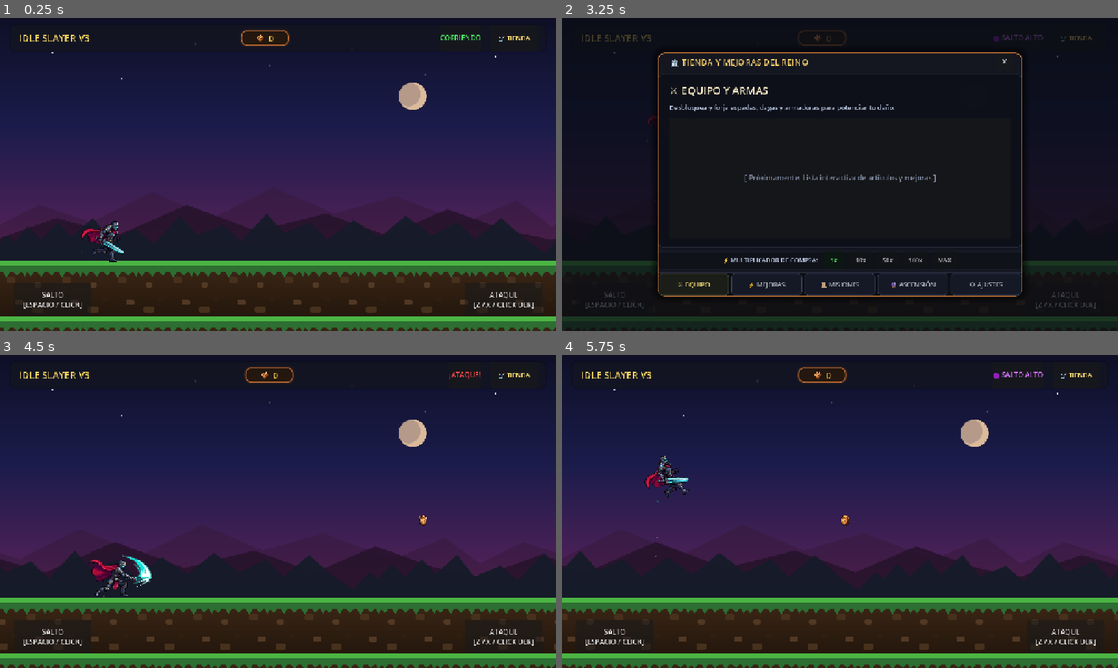
Above: before the commit, frames 1-4 (two rows, left to right).
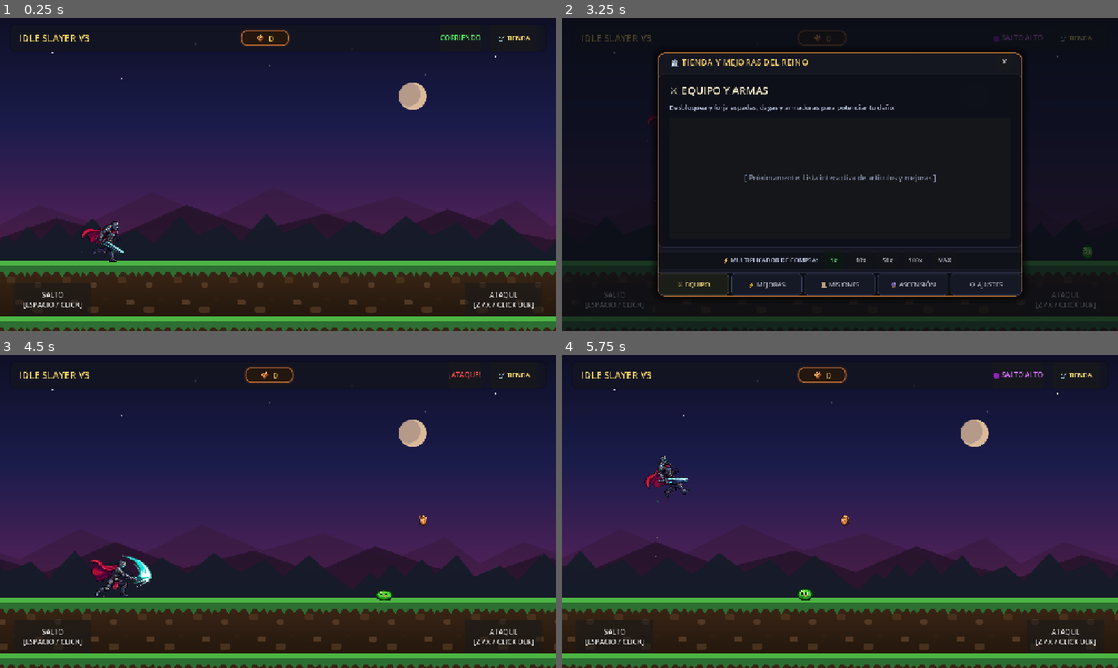
Above: after the commit, the same moments.

Repository: RafaG86/idle-slayer-vgamez
Game: Godot game, scene res://scenes/world.tscn
Two runs of this game, one before a commit and one after it. Both use one fixed random seed, a clock stepped at 60 frames per second and the inputs below.
Inputs (mouse positions are in pixels of both pictures, inside the frame that each line leads up to):
- Up to frame 1 (0.25 s): no input
- Up to frame 2 (3.25 s): tap Enter at 0.5 s; move the mouse to (962, 158) at 0.52 s; hold Z (attack) 0.53-1.28 s; hold Up 0.53-2.03 s; click (962, 158) at 0.67 s; tap Space (jump) at 0.77, 1.52, 3.02 s; move the mouse to (728, 190) at 1.27 s; tap X at 1.35 s; move the mouse to (895, 105) at 2.02 s; tap J at 2.1 s; move the mouse to (812, 237) at 2.77 s; hold Up from 2.78 s (still down); tap B at 2.85 s; click (812, 237) at 2.92 s
- Up to frame 3 (4.5 s): move the mouse to (444, 558) at 3.52 s; tap E at 3.6 s; tap Space (jump) at 3.77 s; move the mouse to (111, 464) at 4.27 s; release Up at 4.28 s; tap Z (attack) at 4.35 s
- Up to frame 4 (5.75 s): tap Space (jump) at 4.52 s; move the mouse to (867, 511) at 5.02 s; hold Up from 5.03 s (still down); tap X at 5.1 s; click (867, 511) at 5.17 s

The runs differ from the first frame. In frame 1, less than 0.1% of the frame differs, in the area x 17-22%, y 66-76%; in frame 2, less than 0.1%; in frame 3, less than 0.1%; in frame 4, 0.1%, in the area x 17-46%, y 32-79%.

Commit message:
feat(enemies): primer mob de tierra (Earth Slime) con sprites, animaciones, pooling y combate

Diff:
--- /dev/null
+++ b/assets/enemies/slime/slime_frames.tres
@@ -0,0 +1,43 @@
+[gd_resource type="SpriteFrames" load_steps=9 format=3 uid="uid://bslimeframe001"]
+
+[ext_resource type="Texture2D" path="res://assets/enemies/slime/walk_0.png" id="1_w0"]
+[ext_resource type="Texture2D" path="res://assets/enemies/slime/walk_1.png" id="2_w1"]
+[ext_resource type="Texture2D" path="res://assets/enemies/slime/walk_2.png" id="3_w2"]
+[ext_resource type="Texture2D" path="res://assets/enemies/slime/walk_3.png" id="4_w3"]
+[ext_resource type="Texture2D" path="res://assets/enemies/slime/death_0.png" id="5_d0"]
+[ext_resource type="Texture2D" path="res://assets/enemies/slime/death_1.png" id="6_d1"]
+[ext_resource type="Texture2D" path="res://assets/enemies/slime/death_2.png" id="7_d2"]
+
+[resource]
+animations = [{
+"frames": [{
+"duration": 1.0,
+"texture": ExtResource("1_w0")
+}, {
+"duration": 1.0,
+"texture": ExtResource("2_w1")
+}, {
+"duration": 1.0,
+"texture": ExtResource("3_w2")
+}, {
+"duration": 1.0,
+"texture": ExtResource("4_w3")
+}],
+"loop": true,
+"name": &"walk",
+"speed": 7.0
+}, {
+"frames": [{
+"duration": 1.0,
+"texture": ExtResource("5_d0")
+}, {
+"duration": 1.0,
+"texture": ExtResource("6_d1")
+}, {
+"duration": 1.0,
+"texture": ExtResource("7_d2")
+}],
+"loop": false,
+"name": &"death",
+"speed": 10.0
+}]
--- /dev/null
+++ b/scenes/slime.tscn
@@ -0,0 +1,40 @@
+[gd_scene load_steps=5 format=3 uid="uid://bslimescene001"]
+
+[ext_resource type="Script" path="res://scripts/slime.gd" id="1_slime"]
+[ext_resource type="SpriteFrames" path="res://assets/enemies/slime/slime_frames.tres" id="2_frames"]
+
+[sub_resource type="CapsuleShape2D" id="CapsuleShape2D_slime"]
+radius = 14.0
+height = 42.0
+
+[node name="Slime" type="Area2D" groups=["enemies"]]
+collision_layer = 4
+collision_mask = 2
+script = ExtResource("1_slime")
+
+[node name="AnimatedSprite2D" type="AnimatedSprite2D" parent="."]
+sprite_frames = ExtResource("2_frames")
+animation = &"walk"
+autoplay = "walk"
+
+[node name="CollisionShape2D" type="CollisionShape2D" parent="."]
+position = Vector2(0, 12)
+rotation = 1.5708
+shape = SubResource("CapsuleShape2D_slime")
+
+[node name="SplatParticles" type="CPUParticles2D" parent="."]
+position = Vector2(0, 14)
+emitting = false
+amount = 14
+lifetime = 0.4
+one_shot = true
+explosiveness = 0.9
+randomness = 0.4
+direction = Vector2(0, -1)
+spread = 65.0
+gravity = Vector2(0, 320)
+initial_velocity_min = 70.0
+initial_velocity_max = 140.0
+scale_amount_min = 2.5
+scale_amount_max = 5.0
+color = Color(0.3, 0.85, 0.2, 0.95)
--- a/scenes/world.tscn
+++ b/scenes/world.tscn
@@ -114,6 +114,8 @@
 shape = SubResource("RectangleShape2D_ground")
 
 [node name="CoinContainer" type="Node2D" parent="."]
+
+[node name="EnemyContainer" type="Node2D" parent="."]
 
 [node name="Player" parent="." instance=ExtResource("6_player")]
 position = Vector2(240, 530)
--- a/scripts/player.gd
+++ b/scripts/player.gd
@@ -137,20 +137,20 @@
 
 void fragment() {
     vec4 col = texture(TEXTURE, UV);
-    if (!mask_active || col.a < 0.05) {
-        COLOR = col;
-        return;
-    }
-    vec3 hsv = rgb2hsv(col.rgb);
-    bool in_hue = (hsv.x >= hue_min && hsv.x <= hue_max);
-    bool in_sat = (hsv.y >= sat_min);
-    bool in_val = (hsv.z >= val_min);
-    if (in_hue && in_sat && in_val) {
-        float hue_mid = (hue_min + hue_max) * 0.5;
-        float hue_half = (hue_max - hue_min) * 0.5;
-        float edge = abs(hsv.x - hue_mid) / hue_half;
-        float alpha_factor = smoothstep(0.55, 1.0, edge);
-        COLOR = vec4(col.rgb, col.a * alpha_factor);
+    if (mask_active && col.a >= 0.05) {
+        vec3 hsv = rgb2hsv(col.rgb);
+        bool in_hue = (hsv.x >= hue_min && hsv.x <= hue_max);
+        bool in_sat = (hsv.y >= sat_min);
+        bool in_val = (hsv.z >= val_min);
+        if (in_hue && in_sat && in_val) {
+            float hue_mid = (hue_min + hue_max) * 0.5;
+            float hue_half = (hue_max - hue_min) * 0.5;
+            float edge = abs(hsv.x - hue_mid) / hue_half;
+            float alpha_factor = smoothstep(0.55, 1.0, edge);
+            COLOR = vec4(col.rgb, col.a * alpha_factor);
+        } else {
+            COLOR = col;
+        }
     } else {
         COLOR = col;
     }
--- /dev/null
+++ b/scripts/slime.gd
@@ -0,0 +1,114 @@
+extends Area2D
+class_name Slime
+
+## Mob Terrestre: Earth Slime (Idle Slayer V3)
+## Implementado con Object Pooling y Zero GC.
+
+signal killed(reward: int, position: Vector2)
+
+enum State { INACTIVE, ACTIVE, DYING }
+
+@export var reward_coins: int = 1
+@export var move_speed: float = 260.0
+
+@onready var anim_sprite: AnimatedSprite2D = $AnimatedSprite2D
+@onready var collision_shape: CollisionShape2D = $CollisionShape2D
+@onready var splat_particles: CPUParticles2D = $SplatParticles
+
+var current_state: State = State.INACTIVE
+var base_scale: Vector2 = Vector2(1.0, 1.0)
+var death_timer: float = 0.0
+
+func _ready() -> void:
+	_ensure_nodes()
+	area_entered.connect(_on_area_entered)
+	if anim_sprite:
+		anim_sprite.animation_finished.connect(_on_animation_finished)
+	deactivate()
+
+func _ensure_nodes() -> void:
+	if anim_sprite == null:
+		anim_sprite = get_node_or_null("AnimatedSprite2D")
+	if collision_shape == null:
+		collision_shape = get_node_or_null("CollisionShape2D")
+	if splat_particles == null:
+		splat_particles = get_node_or_null("SplatParticles")
+
+func activate(spawn_pos: Vector2, speed: float = 260.0, reward: int = 1) -> void:
+	_ensure_nodes()
+	global_position = spawn_pos
+	move_speed = speed
+	reward_coins = reward
+	current_state = State.ACTIVE
+	visible = true
+	scale = base_scale
+	modulate = Color(1, 1, 1, 1)
+	death_timer = 0.0
+
+	set_deferred("monitoring", true)
+	set_deferred("monitorable", true)
+	if collision_shape:
+		collision_shape.set_deferred("disabled", false)
+
+	if anim_sprite:
+		anim_sprite.play("walk")
+	set_process(true)
+
+func deactivate() -> void:
+	_ensure_nodes()
+	current_state = State.INACTIVE
+	visible = false
+	set_deferred("monitoring", false)
+	set_deferred("monitorable", false)
+	if collision_shape:
+		collision_shape.set_deferred("disabled", true)
+	if splat_particles:
+		splat_particles.emitting = false
+	set_process(false)
+
+func _process(delta: float) -> void:
+	match current_state:
+		State.ACTIVE:
+			position.x -= move_speed * delta
+			# Despawn fuera del límite izquierdo de la pantalla
+			if position.x < -100.0:
+				deactivate()
+
+		State.DYING:
+			# Seguir desplazándose levemente con el suelo durante la animación de impacto
+			position.x -= (move_speed * 0.4) * delta
+			death_timer += delta
+			# Respaldo por si no dispara el evento de animación
+			if death_timer >= 0.45:
+				deactivate()
+
+func take_hit() -> void:
+	if current_state != State.ACTIVE:
+		return
+
+	current_state = State.DYING
+	set_deferred("monitoring", false)
+	set_deferred("monitorable", false)
+	if collision_shape:
+		collision_shape.set_deferred("disabled", true)
+
+	# Emitir señal de muerte con recompensa
+	emit_signal("killed", reward_coins, global_position)
+
+	# Partículas de baba verde
+	if splat_particles:
+		splat_particles.restart()
+		splat_particles.emitting = true
+
+	# Animación de muerte (impacto -> splat -> disolución)
+	if anim_sprite:
+		anim_sprite.play("death")
+
+func _on_area_entered(area: Area2D) -> void:
+	# Detectar la espada del jugador (SwordHitbox)
+	if current_state == State.ACTIVE and (area.name == "SwordHitbox" or area.collision_layer == 2):
+		take_hit()
+
+func _on_animation_finished() -> void:
+	if current_state == State.DYING and anim_sprite.animation == "death":
+		deactivate()
--- a/scripts/world.gd
+++ b/scripts/world.gd
@@ -23,6 +23,7 @@
 @onready var label_coins: Label = $HUD/TopBar/Margin/HBox/CenterCoinContainer/CoinBadge/Margin/HBox/CoinsLabel
 @onready var coin_badge: PanelContainer = $HUD/TopBar/Margin/HBox/CenterCoinContainer/CoinBadge
 @onready var coin_container: Node2D = $CoinContainer
+@onready var enemy_container: Node2D = $EnemyContainer
 @onready var btn_jump: Button = $HUD/Controls/JumpButton
 @onready var btn_attack: Button = $HUD/Controls/AttackButton
 @onready var btn_shop: Button = $HUD/TopBar/Margin/HBox/ShopButton
@@ -42,6 +43,16 @@
 var coin_spawn_timer: float = 2.0   # Aparece el primer patrón a los 3s de inicio
 var coins_collected: int = 0
 var distance_run: float = 0.0
+
+# Sistema de Slimes de Tierra (Object Pooling - Zero GC)
+const SLIME_SCENE: PackedScene = preload("res://scenes/slime.tscn")
+const SLIME_POOL_SIZE: int = 6
+const SLIME_SPAWN_INTERVAL_MIN: float = 4.0
+const SLIME_SPAWN_INTERVAL_MAX: float = 7.0
+
+var slime_pool: Array[Slime] = []
+var slime_spawn_timer: float = 0.0
+var slime_next_spawn_time: float = 2.5
 
 func _ready() -> void:
 	# Asegurar que ningún botón tome el foco del teclado
@@ -75,6 +86,7 @@
 
 	_update_state_label("CORRIENDO", Color(0.3, 0.9, 0.4))
 	_init_coin_pool()
+	_init_slime_pool()
 	_update_coin_display()
 
 func _update_viewport_layout() -> void:
@@ -93,6 +105,13 @@
 		coin.collected.connect(_on_coin_collected)
 		coin_pool.append(coin)
 
+func _init_slime_pool() -> void:
+	for i in range(SLIME_POOL_SIZE):
+		var slime: Slime = SLIME_SCENE.instantiate() as Slime
+		enemy_container.add_child(slime)
+		slime.killed.connect(_on_slime_killed)
+		slime_pool.append(slime)
+
 func _process(delta: float) -> void:
 	# 1. Desplazamiento del Suelo Continuo (3 sprites en bucle infinito)
 	_scroll_sprites(_ground_sprites, 1280.0, GAME_SPEED * delta)
@@ -109,6 +128,13 @@
 	if coin_spawn_timer >= COIN_SPAWN_INTERVAL:
 		coin_spawn_timer = 0.0
 		_spawn_coin_pattern()
+
+	# 5. Spawner de Slimes de Tierra
+	slime_spawn_timer += delta
+	if slime_spawn_timer >= slime_next_spawn_time:
+		slime_spawn_timer = 0.0
+		slime_next_spawn_time = randf_range(SLIME_SPAWN_INTERVAL_MIN, SLIME_SPAWN_INTERVAL_MAX)
+		_spawn_slime()
 
 func _spawn_coin_pattern() -> void:
 	var count: int = randi_range(1, 3)
@@ -150,9 +176,23 @@
 			coin.activate(pos, GAME_SPEED, 1)
 			return
 
+func _spawn_slime() -> void:
+	var vp_width: float = get_viewport_rect().size.x
+	var spawn_x: float = max(1360.0, vp_width + 120.0)
+	var spawn_y: float = 540.0
+	for slime in slime_pool:
+		if slime.current_state == Slime.State.INACTIVE:
+			slime.activate(Vector2(spawn_x, spawn_y), GAME_SPEED, randi_range(1, 2))
+			return
+
 func _on_coin_collected(_coin: Coin, val: int) -> void:
 	coins_collected += val
 	_update_coin_display()
+
+func _on_slime_killed(reward: int, _pos: Vector2) -> void:
+	coins_collected += reward
+	_update_coin_display()
+	_update_state_label("¡SLIME DERROTADO! +" + str(reward), Color(0.4, 1.0, 0.5))
 
 func _update_coin_display() -> void:
 	label_coins.text = str(coins_collected)
Binary file added: assets/enemies/slime/death_0.png
Not shown, added: assets/enemies/slime/death_0.png.import
Binary file added: assets/enemies/slime/death_1.png
Not shown, added: assets/enemies/slime/death_1.png.import
Binary file added: assets/enemies/slime/death_2.png
Not shown, added: assets/enemies/slime/death_2.png.import
Binary file added: assets/enemies/slime/in_game_mockup.png
Not shown, added: assets/enemies/slime/in_game_mockup.png.import
Binary file added: assets/enemies/slime/preview_mob_sheet.png
Not shown, added: assets/enemies/slime/preview_mob_sheet.png.import
Binary file added: assets/enemies/slime/slime_walk_anim.gif
Binary file added: assets/enemies/slime/walk_0.png
(and 8 more such lines)
